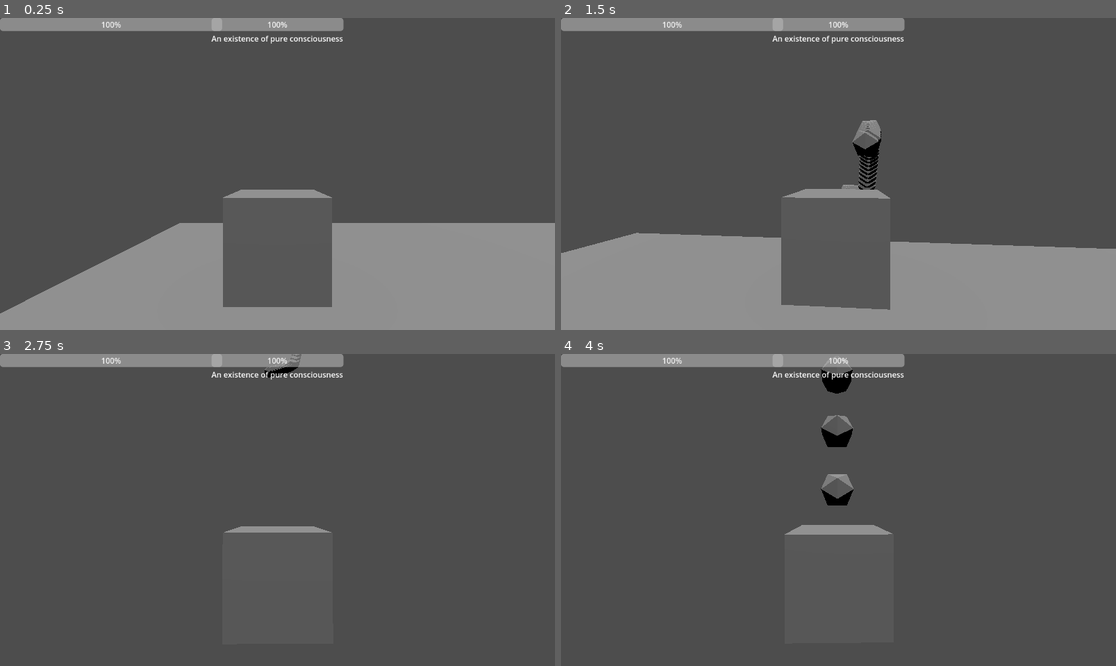
Above: before the commit, frames 1-4 (two rows, left to right).
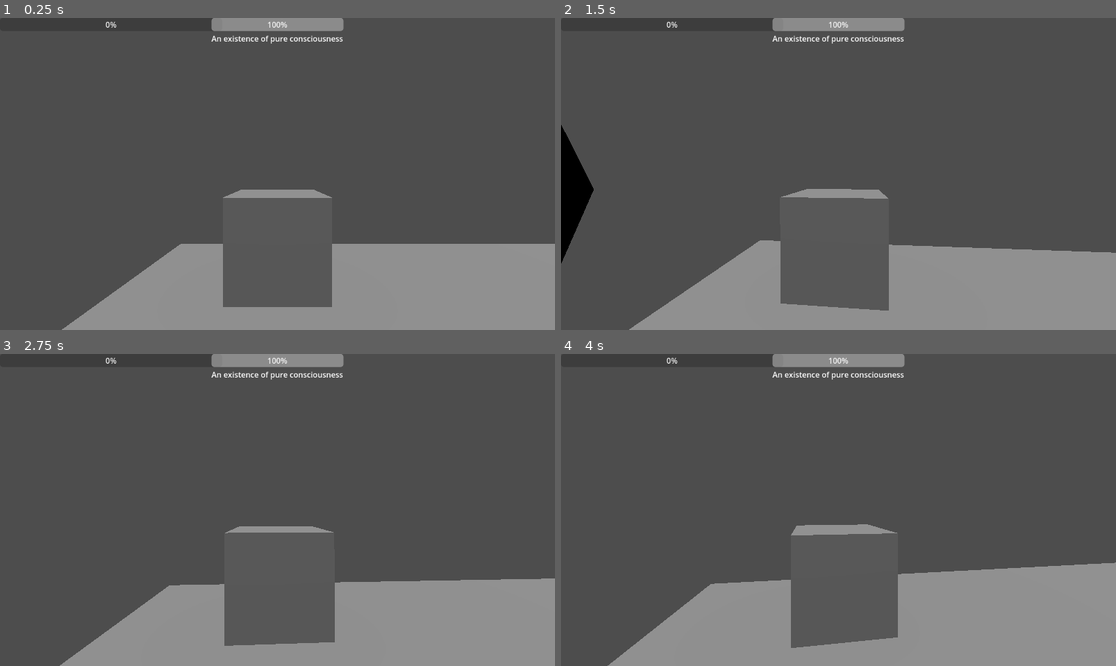
Above: after the commit, the same moments.

Repository: RavenRandomz/cube-extentialis-bossfight
Game: Godot game, scene res://testworld.tscn
Same seed, same stepped clock (60 frames per second), same inputs: the game is played once before the commit and once after it.
Inputs (mouse positions are in pixels of both pictures, inside the frame that each line leads up to):
- Up to frame 1 (0.25 s): no input
- Up to frame 2 (1.5 s): tap Enter at 0.5 s; move the mouse to (866, 174) at 0.52 s; press the mouse at (866, 174) at 0.53 s; hold W (player_forward) from 0.53 s (still down); tap Space (player_jump) at 0.77 s; move the mouse to (810, 174) at 1.27 s; release the mouse at (810, 174) at 1.28 s; tap Shift at 1.35 s
- Up to frame 3 (2.75 s): keep holding W (player_forward); tap Space (player_jump) at 1.52 s; move the mouse to (288, 503) at 2.02 s; tap Alt at 2.1 s
- Up to frame 4 (4 s): keep holding W (player_forward); move the mouse to (832, 516) at 2.77 s; tap Ctrl at 2.85 s; click (832, 516) at 2.92 s; tap Space (player_jump) at 3.02, 3.5, 3.77 s; move the mouse to (877, 513) at 3.52 s; press the mouse at (877, 513) at 3.53 s

The runs differ from the first frame. In frame 1, 8.4% of the frame differs, in the area x 0-100%, y 0-100%; in frame 2, 11%; in frame 3, 19%; in frame 4, 23%.
Error after the commit: Parse Error: Identifier "translational_input" not declared in the current scope. (res://scripts/player.gd:42)

Commit message:
Remove old input related functions from Player

Diff:
--- a/scripts/player.gd
+++ b/scripts/player.gd
@@ -39,8 +39,6 @@
 	add_child(player_movement_handler)
 
 func _physics_process(delta):
-	var translational_input= Input.get_vector("player_strafeleft", "player_straferight", "player_forward", "player_backward")
-
 	_player_view_rotation_sync(translational_input, delta)
 
 	move_and_slide()
@@ -70,6 +68,7 @@
 	or Input.is_action_pressed("player_strafeleft")\
 	or Input.is_action_pressed("player_straferight")
 
+
 func _on_player_bullet_fire():
 	if (not is_stunned()):
 		bullet_source.fire()
